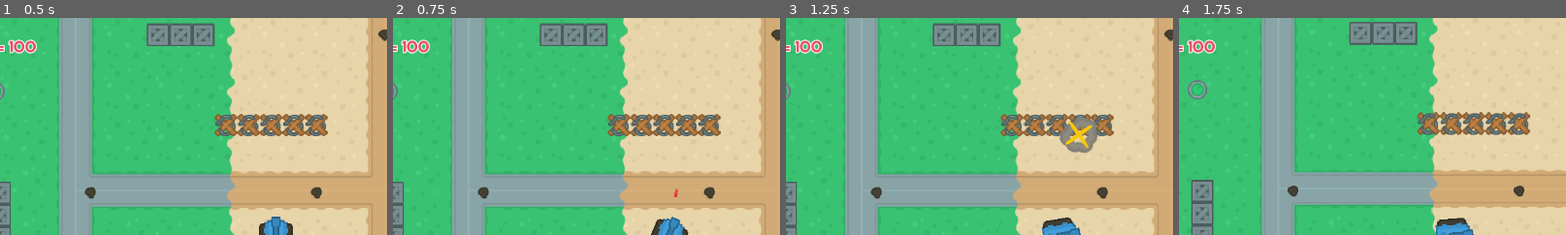
Above: before the commit, frames 1-4 (left to right).
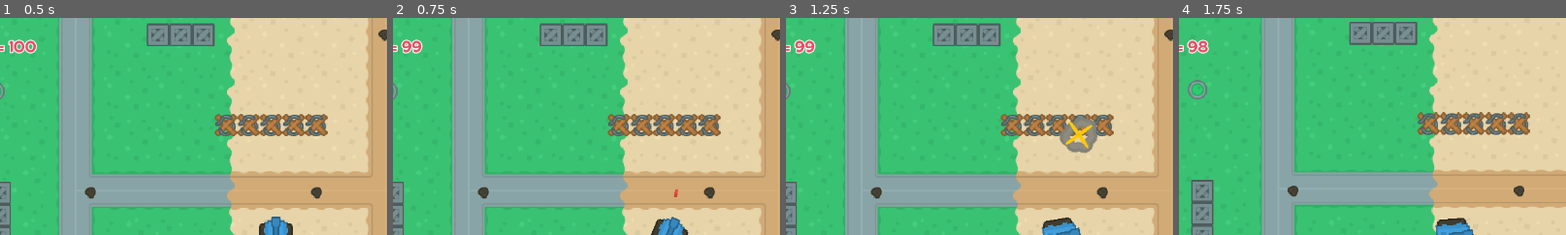
Above: after the commit, the same moments.

Repository: ki8yk8/game-dev-resolution
Game: Godot game, scene res://Scenes/game_play.tscn
Two runs of this game, one before a commit and one after it. Both use one fixed random seed, a clock stepped at 60 frames per second and the inputs below.
Inputs:
- Up to frame 1 (0.5 s): no input
- Up to frame 2 (0.75 s): tap Enter at 0.5 s; hold Right (right) from 0.53 s (still down); tap Space (shoot) at 0.6 s
- Up to frame 3 (1.25 s): keep holding Right (right)
- Up to frame 4 (1.75 s): release Right (right) at 1.28 s; hold S (down) from 1.28 s (still down); tap Space (shoot) at 1.35 s
The pictures show only the part of the screen within x 14-64%, y 0-50%; the shares and areas given below are measured in that part.

Frame 1 is identical in both runs. In frame 2, 0.4% of the frame differs, in the area x 2-10%, y 9-17%; in frame 3, 0.4%; in frame 4, 0.4%.

Commit message:
bullets actually decreases on shoot

Diff:
--- a/Scenes/game_play.tscn
+++ b/Scenes/game_play.tscn
@@ -173,26 +173,27 @@
 limit_right = 771
 limit_bottom = 516
 
-[node name="CanvasLayer" type="CanvasLayer" parent="." unique_id=820671019]
-
-[node name="MarginContainer" type="MarginContainer" parent="CanvasLayer" unique_id=1261304365]
+[node name="HUDCanvas" type="CanvasLayer" parent="." unique_id=820671019]
+unique_name_in_owner = true
+
+[node name="MarginContainer" type="MarginContainer" parent="HUDCanvas" unique_id=1261304365]
 offset_right = 40.0
 offset_bottom = 40.0
 theme_override_constants/margin_left = 32
 theme_override_constants/margin_top = 32
 theme_override_constants/margin_right = 32
 
-[node name="HBoxContainer" type="HBoxContainer" parent="CanvasLayer/MarginContainer" unique_id=1301094651]
+[node name="HBoxContainer" type="HBoxContainer" parent="HUDCanvas/MarginContainer" unique_id=1301094651]
 layout_mode = 2
 theme_override_constants/separation = 8
 
-[node name="TextureRect" type="TextureRect" parent="CanvasLayer/MarginContainer/HBoxContainer" unique_id=512902165]
+[node name="TextureRect" type="TextureRect" parent="HUDCanvas/MarginContainer/HBoxContainer" unique_id=512902165]
 layout_mode = 2
 texture = ExtResource("11_dhf3t")
 expand_mode = 3
 stretch_mode = 3
 
-[node name="BulletLabel" type="Label" parent="CanvasLayer/MarginContainer/HBoxContainer" unique_id=289123200]
+[node name="BulletLabel" type="Label" parent="HUDCanvas/MarginContainer/HBoxContainer" unique_id=289123200]
 layout_mode = 2
 theme_override_colors/font_color = Color(0.90507853, 0.30930373, 0.3999095, 1)
 theme_override_colors/font_outline_color = Color(1, 1, 1, 1)
--- a/Scripts/tank.gd
+++ b/Scripts/tank.gd
@@ -2,6 +2,7 @@
 
 @onready var oilspill_tilemap = $"../ObjectsMap/28x28 Tiles"
 @onready var timer = $Timer
+@onready var bullet_label = $"../HUDCanvas/MarginContainer/HBoxContainer/BulletLabel"
 
 const ROTATION_SPEED = 2.0
 const ACCELERATION = 300.0
@@ -9,10 +10,15 @@
 const LATERAL_FRICTION = 0.05
 const MAX_VELOCITY = 100.0
 const SLIPPERY_TIME = 4
+const INITIAL_BULLETS = 100
 
 const BULLET_SCENE = preload("res://Scenes/bullet.tscn")
 
 var slippery = false
+var bullets = INITIAL_BULLETS
+
+func _process(delta: float) -> void:
+	bullet_label.text = "Bullets = "+str(bullets)
 
 func _physics_process(delta: float) -> void:
 	var cell = oilspill_tilemap.local_to_map(oilspill_tilemap.to_local(global_position))
@@ -37,11 +43,15 @@
 	rotation += rotate_dir * rotation_speed * delta
 	# manage the bullets
 	if Input.is_action_just_pressed("shoot"):
-		var bullet = BULLET_SCENE.instantiate()
-		bullet.position = position
-		bullet.rotation = rotation
-
-		get_parent().add_child(bullet)
+		if bullets > 0:
+			bullets -= 1
+			var bullet = BULLET_SCENE.instantiate()
+			bullet.position = position
+			bullet.rotation = rotation
+			get_parent().add_child(bullet)
+		else:
+			pass
+			#TODO: play the audio khach khach
 
 	# manage the motion
 	var forward = Vector2.UP.rotated(rotation)
